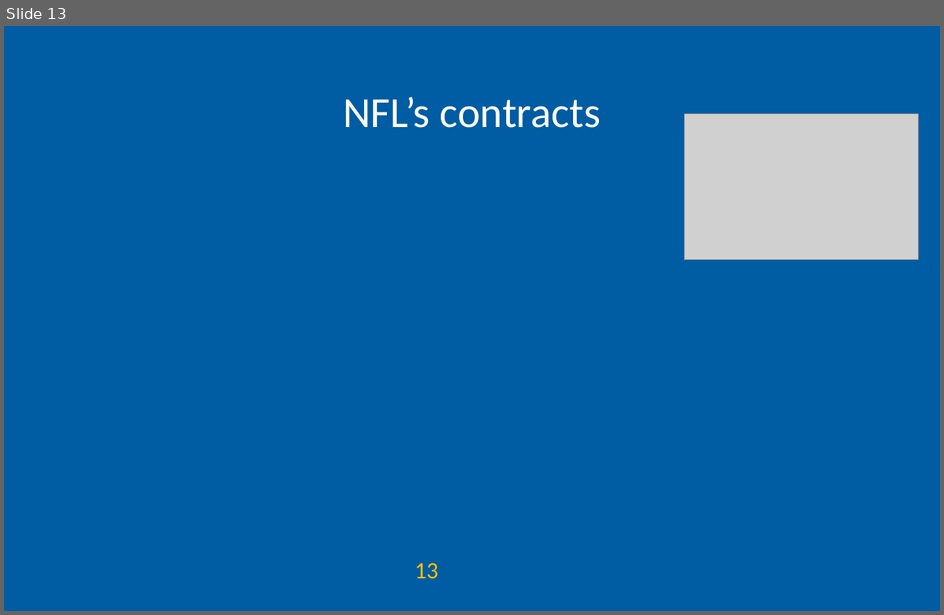
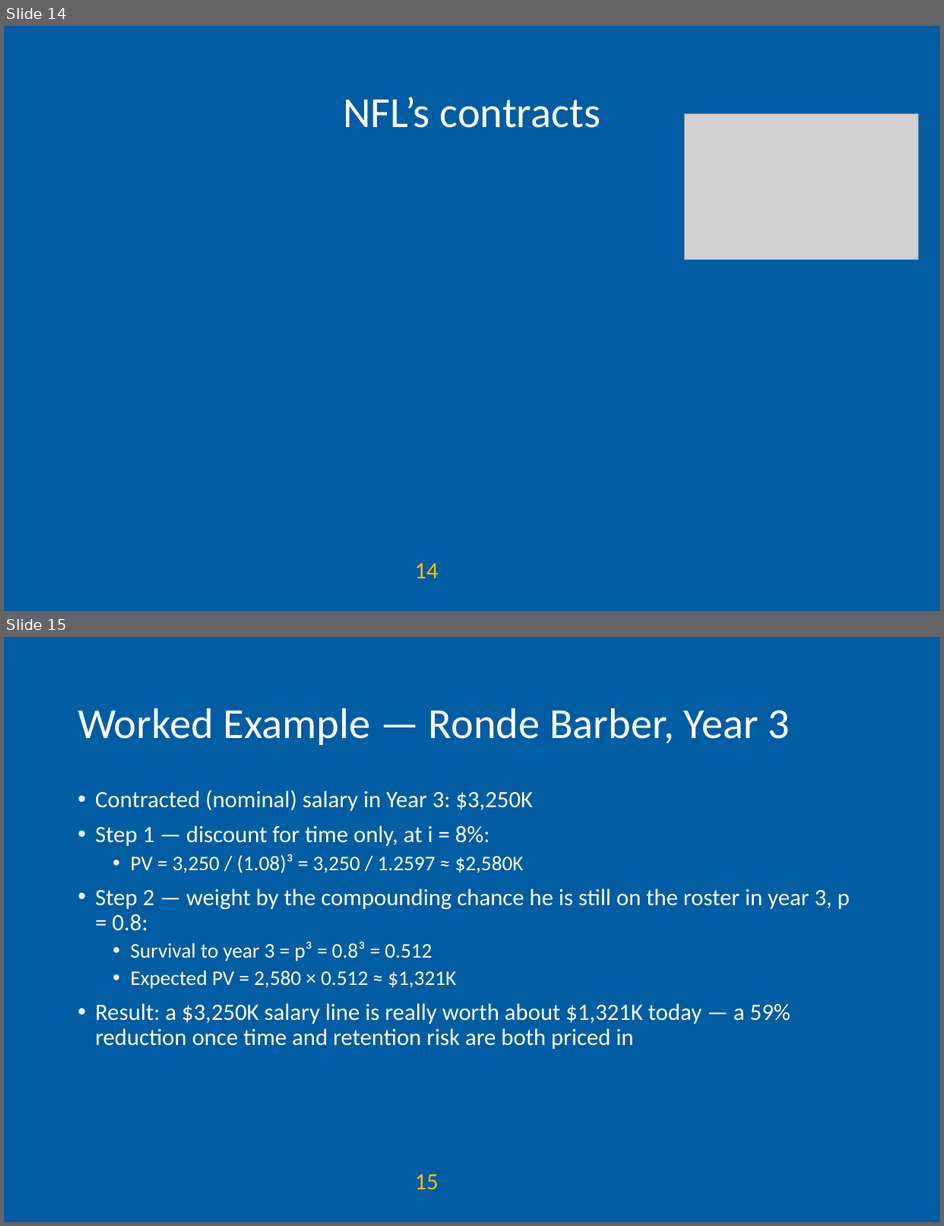
Before and after one commit to AEGDDI/idr305, a slide deck: lectures/L9.pptx. Shown one above the other, each under a label of ours: slide 13 before the commit, slides 14 and 15 after it. The pictures are 944x615 and 944x1226 pixels, drawn with LibreOffice and Linux fonts; fonts in the diff are those of the drawing; grey boxes stand for pictures; background and template pictures are left out. Boxes give left, top, right and bottom in pixels: in the first picture for what was removed or moved away, otherwise in the second. Text is boxed around its words. In the diff, an @@ line names an element or a change of style, - is before the commit and + after.

```diff
--- a/lectures/L9.pptx
+++ b/lectures/L9.pptx
@@ slide 15 added at (4, 637, 940, 1222), background #FFFFFF; not listed: 2 template elements that a slide beside it also shows @@
@@ title added at (78, 708, 791, 745), 33 pt, text #FFFFFF @@
+Worked Example — Ronde Barber, Year 3
@@ text added at (95, 790, 850, 1049), 18 pt, text #FFFFFF @@
+• Contracted (nominal) salary in Year 3: $3,250K
+• Step 1 — discount for time only, at i = 8%:
+  • PV = 3,250 / (1.08)³ = 3,250 / 1.2597 ≈ $2,580K
+• Step 2 — weight by the compounding chance he is still on the roster in year 3, p = 0.8:
+  • Survival to year 3 = p³ = 0.8³ = 0.512
+  • Expected PV = 2,580 × 0.512 ≈ $1,321K
+• Result: a $3,250K salary line is really worth about $1,321K today — a 59% reduction once time and retention risk are both priced in
@@ what was slide 13 is now slide 14 @@
@@ page number at (415, 563, 439, 579): text changed @@
-13
+14
```
Also in this commit, not shown: 3 slides changed, 5 other slides added, 2 slides removed, 2 other files.
